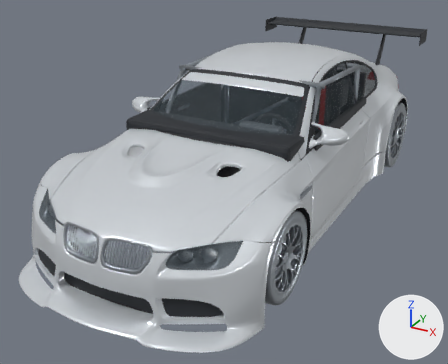
Before and after pictures for a commit that changed the glTF model app/assets/models/vehicles/racing-fleet/road-bmw-m3-e92-race.glb.
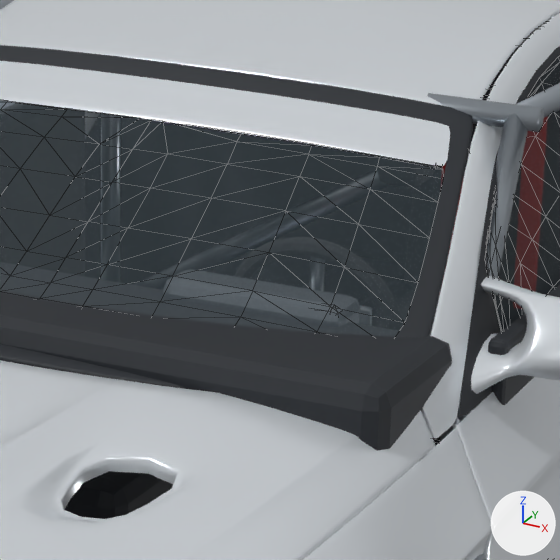
Each version is shown whole from a 50 mm lens placed at (2.217, -4.612, 2.358), pointed at (-0.158, -0.295, 0.2), then close up on the part from 45% to 73% of the width and 16% to 51% of the height. The axes (+X, +Y, +Z) are drawn at lower right. The lights are the same throughout. The older version's two pictures come first. The close-ups show mesh edges as thin lines. Where no turn or scale is listed for an object, it has been applied to the vertices. Vertices at exactly the same position are counted once.

The scene before the commit, as lines of its bpy script (objects in view):
```python
me_cube_004 = bpy.data.meshes.new('Cube.004')
me_cube_004.from_pydata(...)  # 204 vertices, 392 faces; spans x -0.71..0.71, y -0.89..0.89, z -0.02..0.65
me_cube_004.materials.append(mat_race_dark_metal)  # grey #656c73
me_plane_009 = bpy.data.meshes.new('Plane.009')
me_plane_009.from_pydata(...)  # 15990 vertices, 29512 faces; spans x -0.96..0.96, y -2.32..2.28, z 0.01..1.23
me_plane_009.materials.append(mat_race_paint)  # white #dee3e8
me_plane_011 = bpy.data.meshes.new('Plane.011')
me_plane_011.from_pydata(...)  # 864 vertices, 1388 faces; spans x -0.77..0.77, y -2.04..1.71, z 0.44..1.15
me_plane_011.materials.append(mat_race_windows)  # greyish blue #73848e
ob_cabin_floor = bpy.data.objects.new('Cabin floor', me_cube_004)
ob_cabin_floor.location = (0.0, 0.03, 0.25)
ob_source_car_body = bpy.data.objects.new('Source_Car_Body', me_plane_009)
ob_source_car_body.location = (0.0, 0.0, 0.0)
ob_source_car_glass = bpy.data.objects.new('Source_Car_glass', me_plane_011)
ob_source_car_glass.location = (0.0, 0.0, 0.0)
# also in view: 'Source_plastik_teile' at (0.0, 0.115, 0.604); 'Source_chrome_teile' at (0.0, -0.695, 0.704)
```
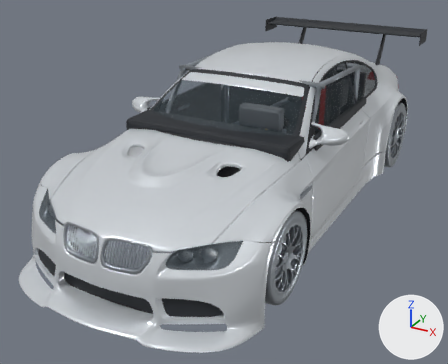
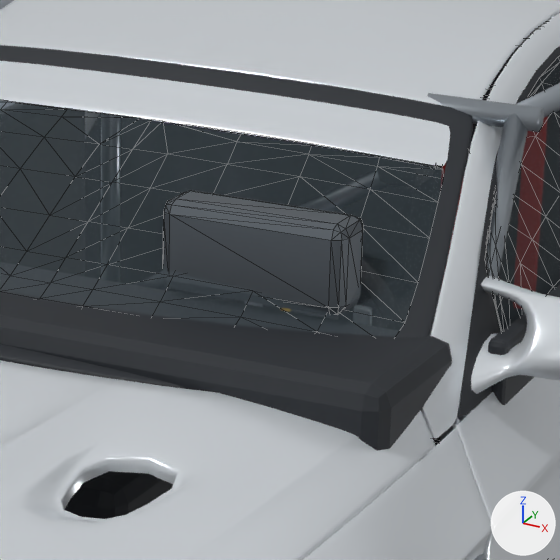
Where the change shows, as pixel boxes [x1, y1, x2, y2] in the close-ups (560 x 560 px):
'Cabin floor', reshaped (mostly hidden before): before [325, 307, 335, 313]; after [163, 190, 363, 314]

Diff of the bpy script that builds the scene:
```diff
--- a/app/assets/models/vehicles/racing-fleet/road-bmw-m3-e92-race.glb.py
+++ b/app/assets/models/vehicles/racing-fleet/road-bmw-m3-e92-race.glb.py
@@ me_cube_004 @@
 # used by ob_cabin_floor; location = (0.0, 0.03, 0.25)
-me_cube_004.from_pydata(...)  # 204 vertices, 392 faces; spans x -0.71..0.71, y -0.89..0.89, z -0.02..0.65
+me_cube_004.from_pydata(...)  # 204 vertices, 392 faces; spans x -0.71..0.71, y -0.89..0.89, z -0.02..0.79
+# me_cube_004 part 1: the loose piece of 56 vertices spanning x 0.17..0.51, y -0.71..-0.61, z 0.49..0.65 is moved by (0.0, 0.0, 0.14)
 me_cube_004.materials.append(mat_race_dark_metal)
```
